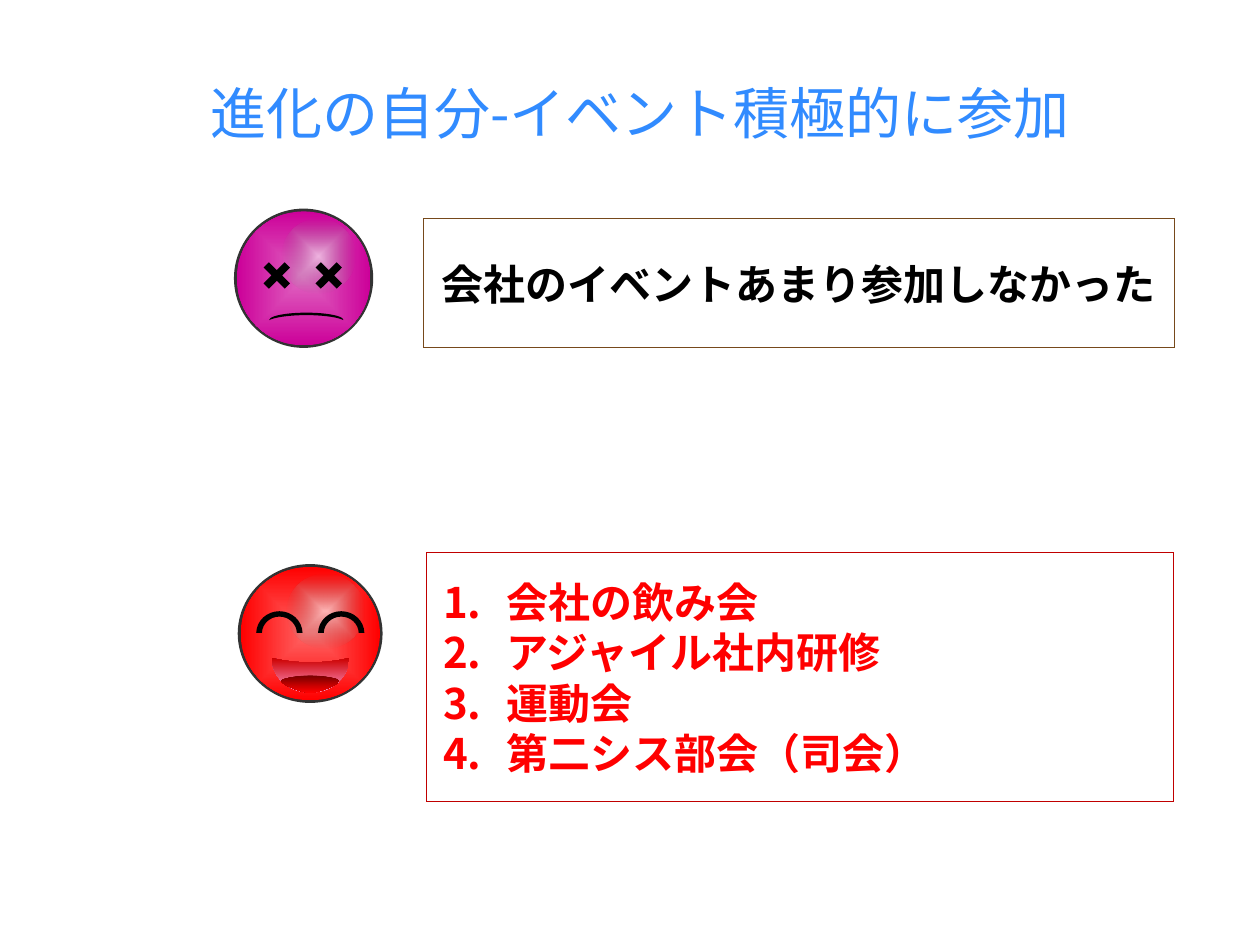
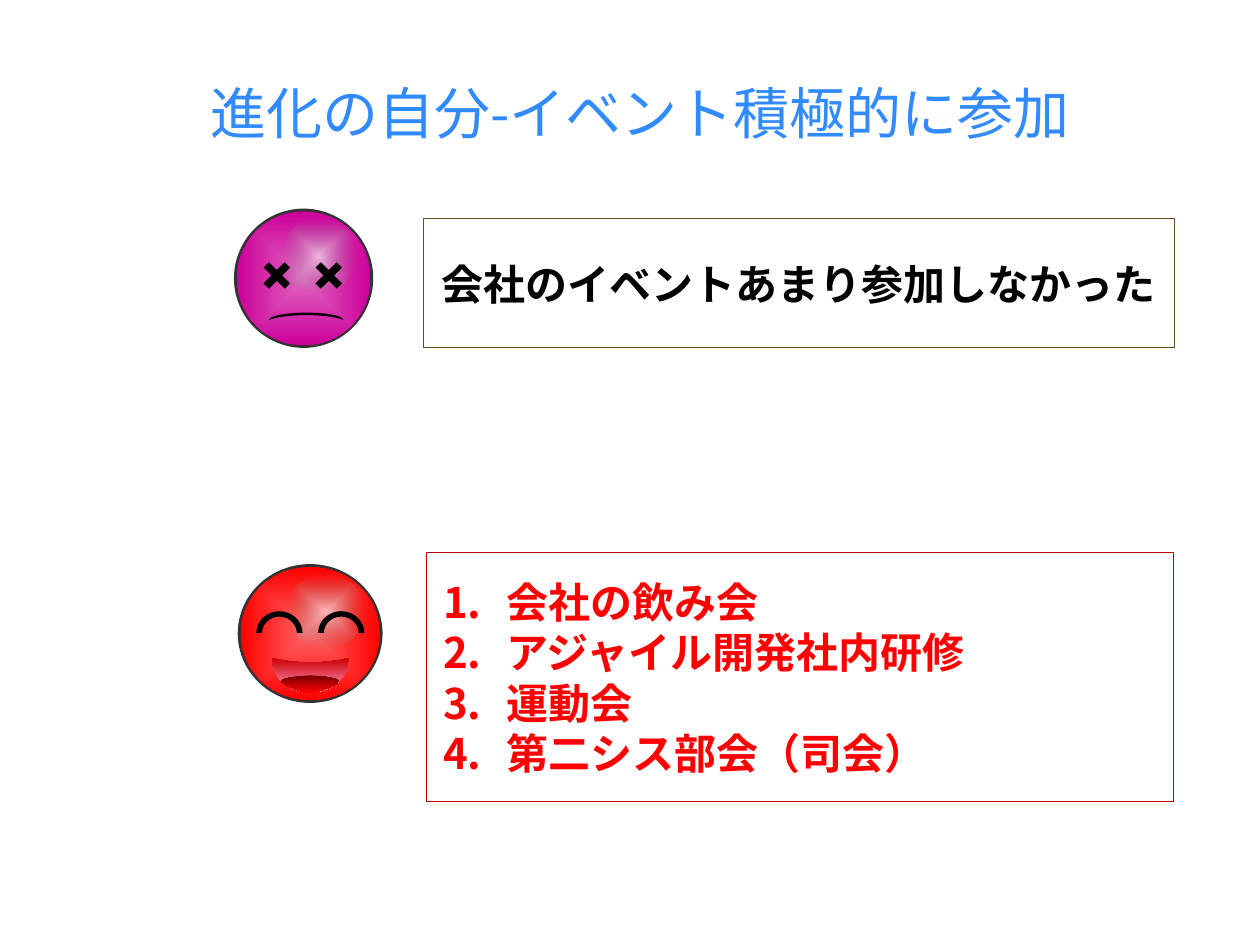
Before and after one commit to milo-bb/test, a slide deck: slide 3 of 昇格プレゼン(徐洋)_new.pptx. Drawn at 1260x945 pixels with LibreOffice and Linux fonts; fonts in the diff are those of the drawing; background and template pictures are left out. Boxes give left, top, right and bottom in pixels: in the first picture for what was removed or moved away, otherwise in the second. Text is boxed around its words. In the diff, an @@ line names an element or a change of style, - is before the commit and + after.

```diff
--- a/昇格プレゼン(徐洋)_new.pptx
+++ b/昇格プレゼン(徐洋)_new.pptx
@@ text in rectangle at (506,632,964,673): text changed @@
-2. アジャイル社内研修
+2. アジャイル開発社内研修
```
Also in this commit, not shown: 7 other slides changed, 2 slides added, 2 slides removed.
